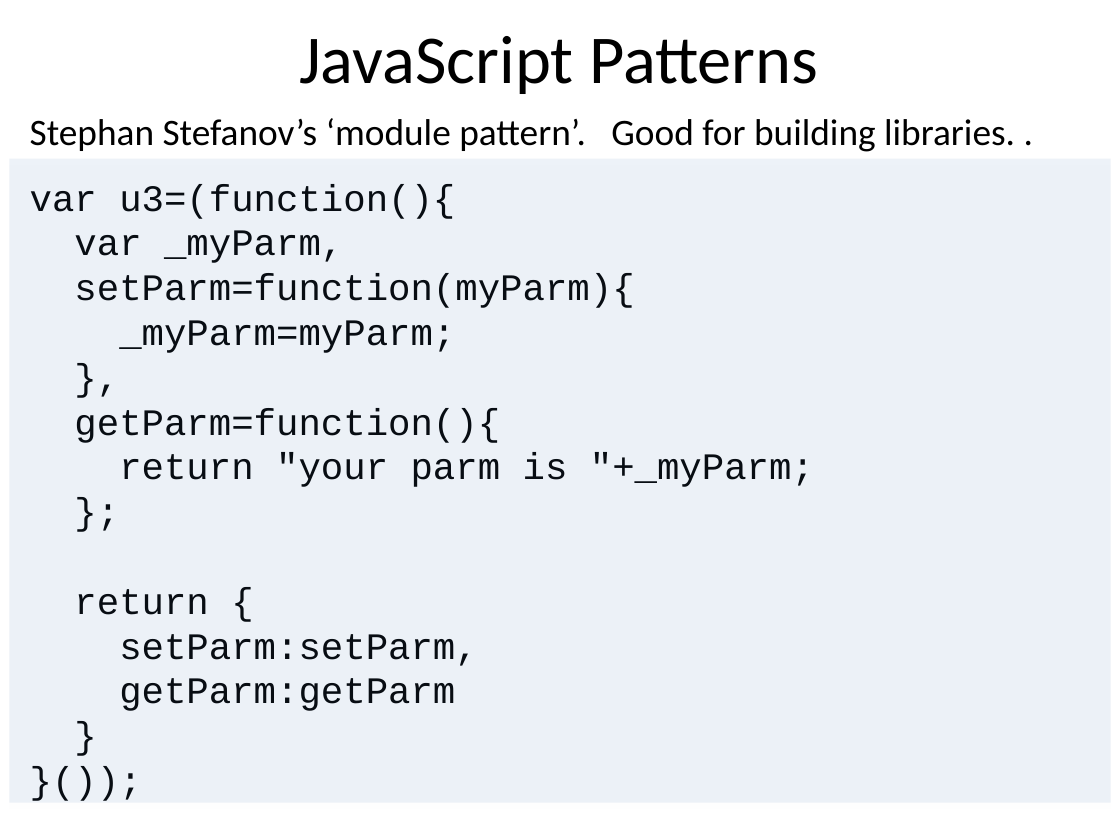
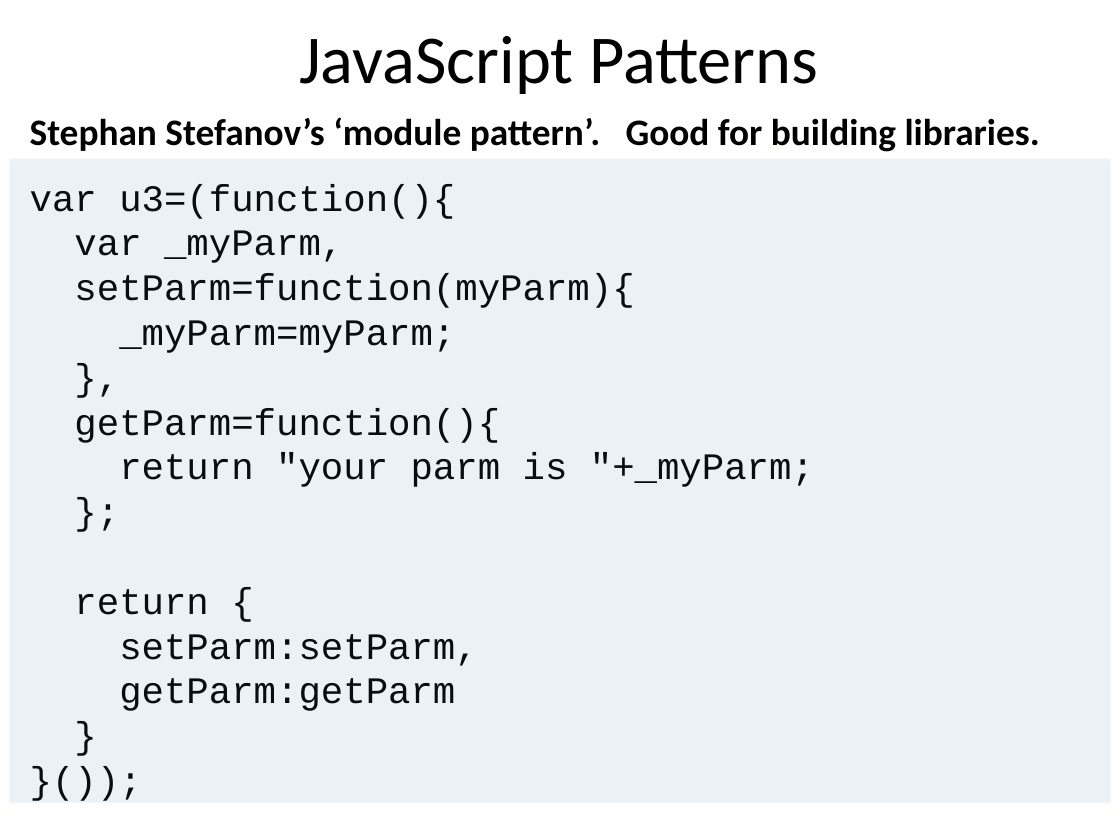
Before and after one commit to benralexander/lv, a slide deck: slide 51 of myD3_latest_c.ppt (slide 48 before the commit). Drawn at 1120x840 pixels with LibreOffice and Linux fonts; fonts in the diff are those of the drawing. Boxes give left, top, right and bottom in pixels: in the first picture for what was removed or moved away, otherwise in the second. Text is boxed around its words. In the diff, an @@ line names an element or a change of style, - is before the commit and + after.

```diff
--- a/myD3_latest_c.ppt
+++ b/myD3_latest_c.ppt
@@ text at [30,117,1040,152]: text changed; bold on @@
-Stephan Stefanov’s ‘module pattern’. Good for building libraries. .
+Stephan Stefanov’s ‘module pattern’. Good for building libraries.
```
Also in this commit, not shown: 9 other slides changed, 3 slides added, 4 other files.
